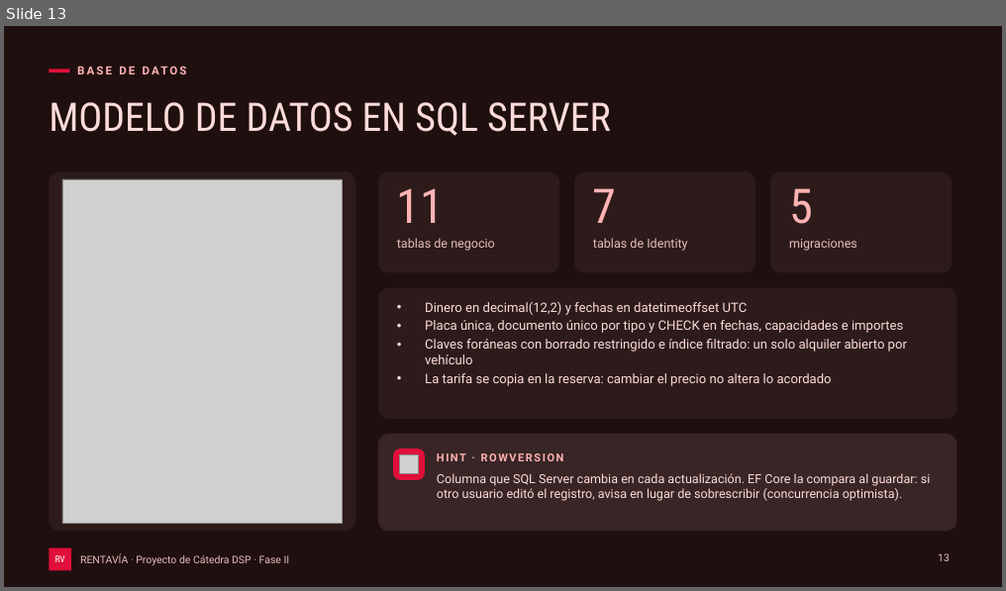
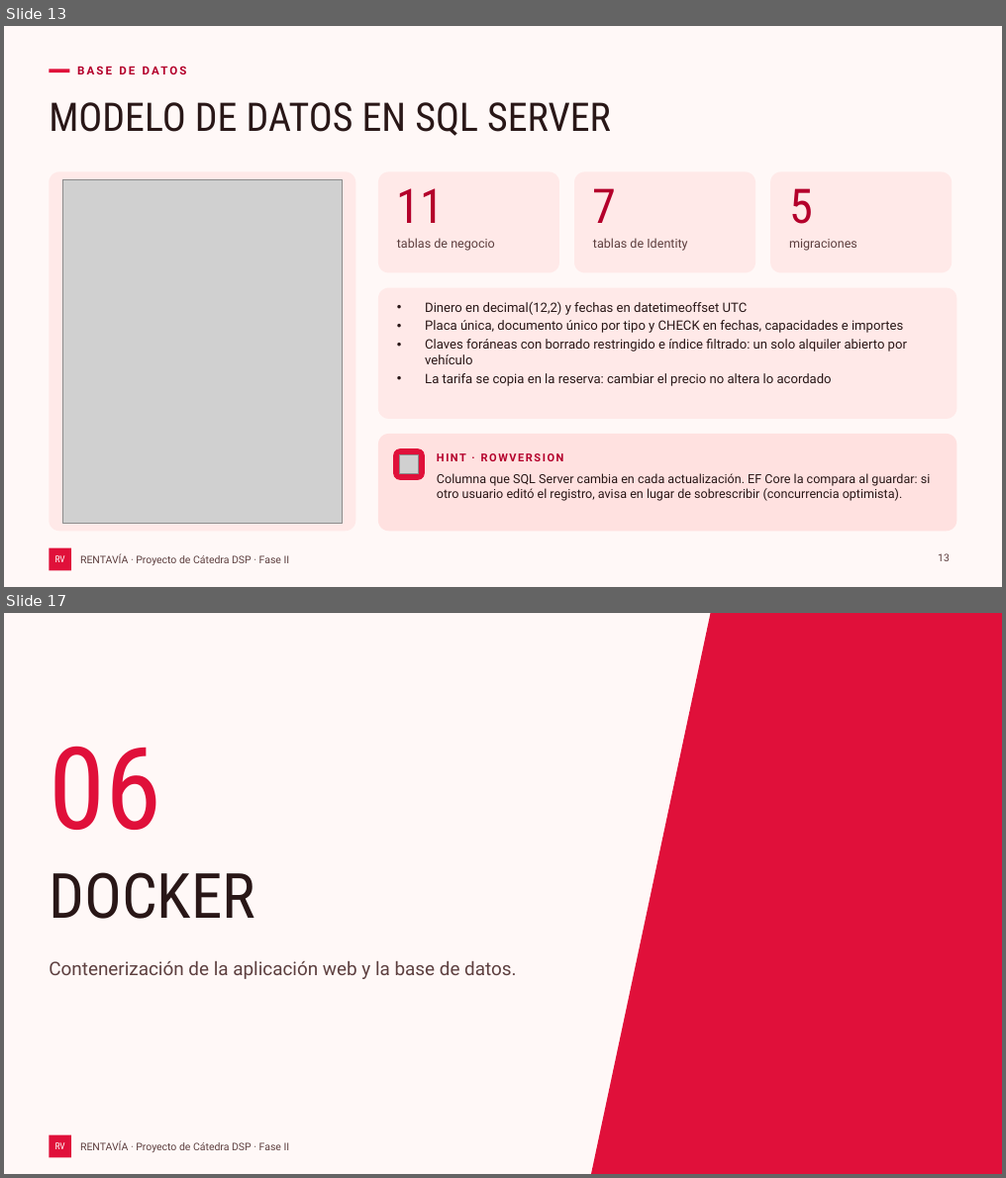
Before and after one commit to caleb-bvm/Rentavia, a slide deck: docs/fase-2/Rentavia-Presentacion.pptx. Shown one above the other, each under a label of ours: slide 13 before the commit, slides 13 and 17 after it; the slides between them are not shown. The pictures are 1006x591 and 1006x1178 pixels, drawn with LibreOffice and Linux fonts; fonts in the diff are those of the drawing; grey boxes stand for pictures. Boxes give left, top, right and bottom in pixels: in the first picture for what was removed or moved away, otherwise in the second. Text is boxed around its words. In the diff, an @@ line names an element or a change of style, - is before the commit and + after.

Commit message:
docs: presentación en modo claro y con Docker como sección propia
Usa el esquema claro de site.css y capturas de la interfaz en claro.
Docker pasa a ser la sección 06 con cuatro diapositivas: conceptos,
Dockerfile multietapa, servicios de Compose y ejecución con evidencia
de Docker Desktop.

```diff
--- a/docs/fase-2/Rentavia-Presentacion.pptx
+++ b/docs/fase-2/Rentavia-Presentacion.pptx
@@ slide 17 added at [4, 613, 1002, 1174], background #FFF8F7; not listed: 3 template elements that a slide beside it also shows @@
@@ rectangle added at [582, 613, 1002, 1174], fill #E0103A @@
@@ text added at [49, 746, 161, 830], 110 pt, text #E0103A @@
+06
@@ title added at [49, 872, 254, 919], 60 pt, text #291717 @@
+DOCKER
@@ text added at [49, 961, 516, 979], 18 pt, text #5D3F3F @@
+Contenerización de la aplicación web y la base de datos.
@@ slide 13 changed as well @@
@@ background #1F0F0F to #FFF8F7 @@
@@ fill #2D1B1B to #FFE9E8 in 5 elements at [378, 172, 559, 274], [574, 172, 755, 274], [770, 172, 951, 274], [378, 288, 957, 419], [49, 172, 355, 531] @@
@@ rounded rectangle at [378, 434, 957, 531]: fill #392525 to #FFE1E0 @@
@@ text colour #FFB3B3 to #B4002B in 5 elements at [77, 59, 751, 83], [397, 188, 445, 223], [593, 188, 617, 223], [789, 188, 813, 224], [437, 454, 564, 462] @@
@@ text colour #FCDBDA to #291717 in 3 elements at [49, 102, 611, 136], [425, 301, 907, 386], [437, 473, 931, 501] @@
@@ text colour #E6BDBC to #5D3F3F in 5 elements at [397, 238, 495, 251], [593, 238, 687, 251], [789, 239, 857, 251], [938, 554, 949, 562], [80, 554, 290, 566] @@
```
Also in this commit, not shown: 24 other slides changed, 4 other slides added, 1 slide removed.
